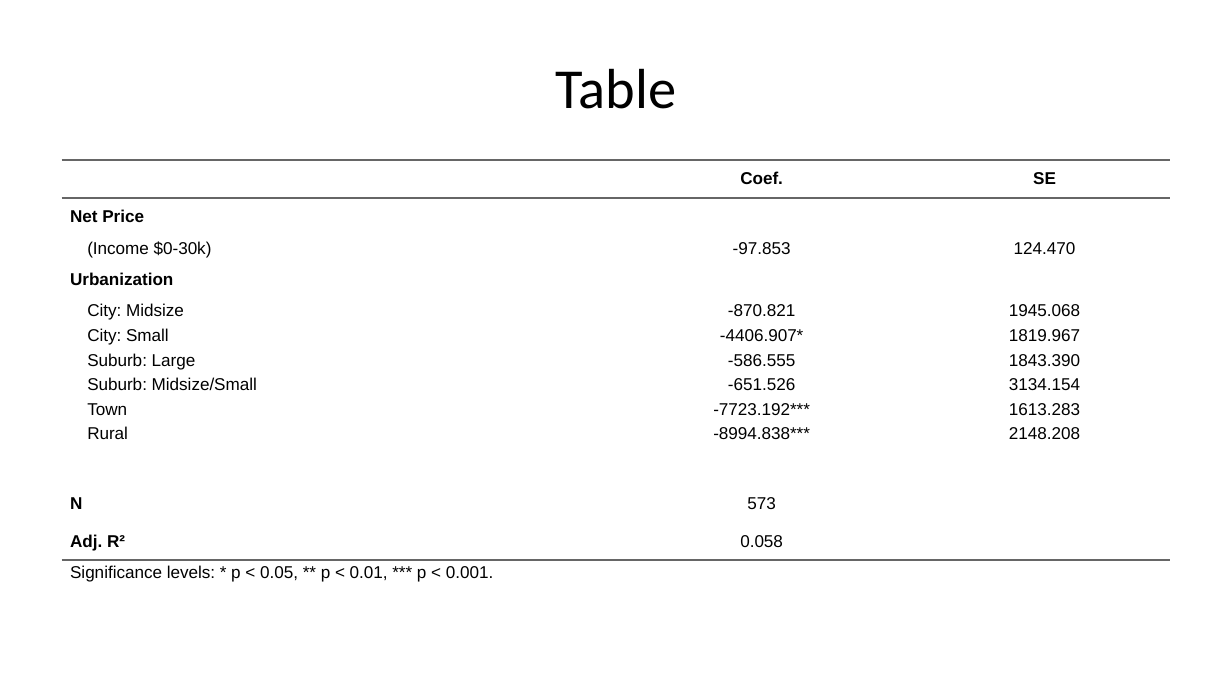
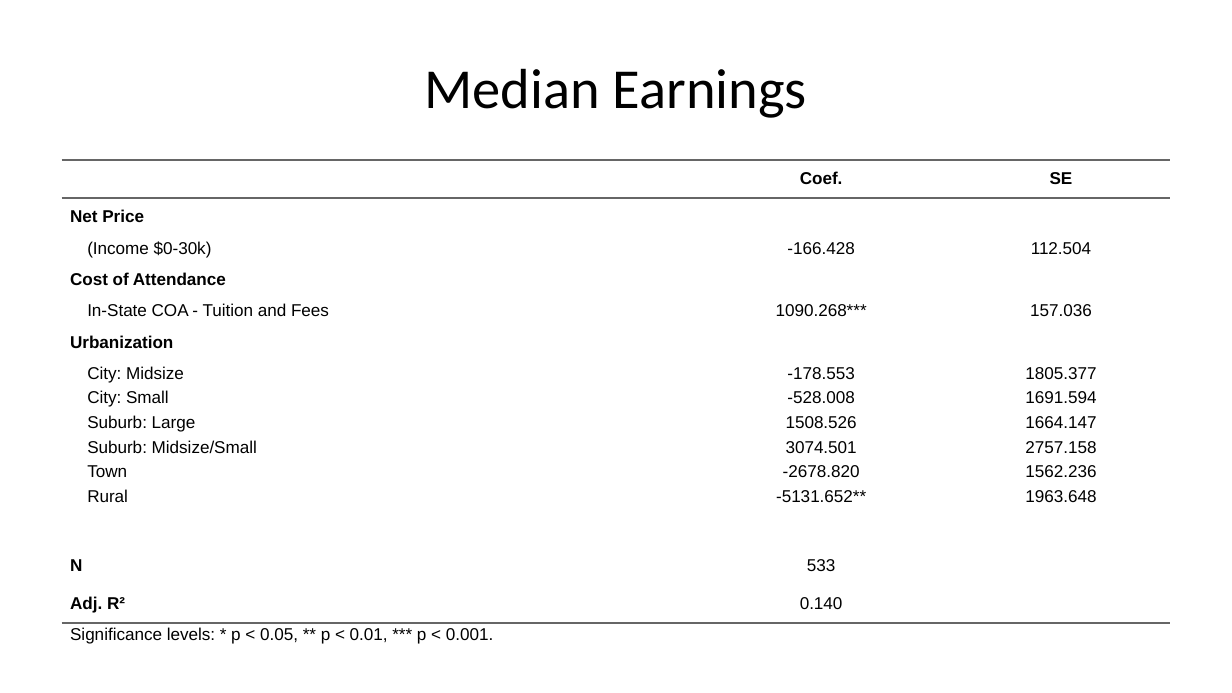
Before and after one commit to jsbitar/diss-or-bust, a slide deck: slide 2 of scripts/tables.pptx. Drawn at 1232x693 pixels with LibreOffice and Linux fonts; fonts in the diff are those of the drawing. Boxes give left, top, right and bottom in pixels: in the first picture for what was removed or moved away, otherwise in the second. Text is boxed around its words. In the diff, an @@ line names an element or a change of style, - is before the commit and + after.

Commit message:
tables

```diff
--- a/scripts/tables.pptx
+++ b/scripts/tables.pptx
@@ title at <box>425,68,807,118</box>: text changed @@
-Table
+Median Earnings
@@ table at <box>62,160,1172,693</box> @@
-row 3: (Income $0-30k) | -97.853 | 124.470
+row 3: (Income $0-30k) | -166.428 | 112.504
+row 4: Cost of Attendance |  | 
+row 5: In-State COA - Tuition and Fees | 1090.268*** | 157.036
-row 7, column 2: -870.821
+row 7, column 2: -178.553
-row 7, column 3: 1945.068
+row 7, column 3: 1805.377
-row 8, column 2: -4406.907*
+row 8, column 2: -528.008
-row 8, column 3: 1819.967
+row 8, column 3: 1691.594
-row 9, column 2: -586.555
+row 9, column 2: 1508.526
-row 9, column 3: 1843.390
+row 9, column 3: 1664.147
-row 10, column 2: -651.526
+row 10, column 2: 3074.501
-row 10, column 3: 3134.154
+row 10, column 3: 2757.158
-row 11, column 2: -7723.192***
+row 11, column 2: -2678.820
-row 11, column 3: 1613.283
+row 11, column 3: 1562.236
-row 12, column 2: -8994.838***
+row 12, column 2: -5131.652**
-row 12, column 3: 2148.208
+row 12, column 3: 1963.648
-row 14, column 2: 573
+row 14, column 2: 533
-row 15, column 2: 0.058
+row 15, column 2: 0.140
```
Also in this commit, not shown: 1 slide added, 2 other files.
